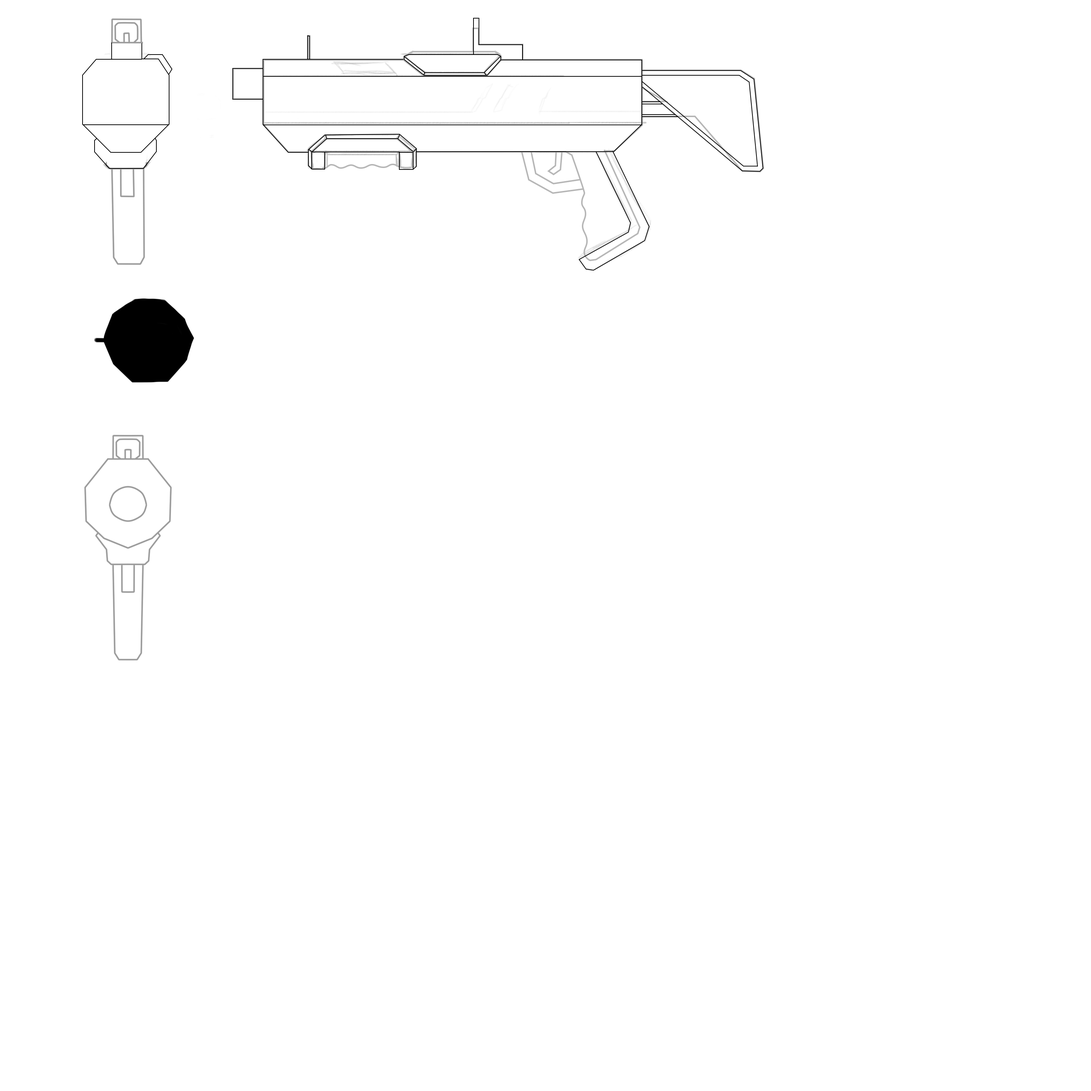
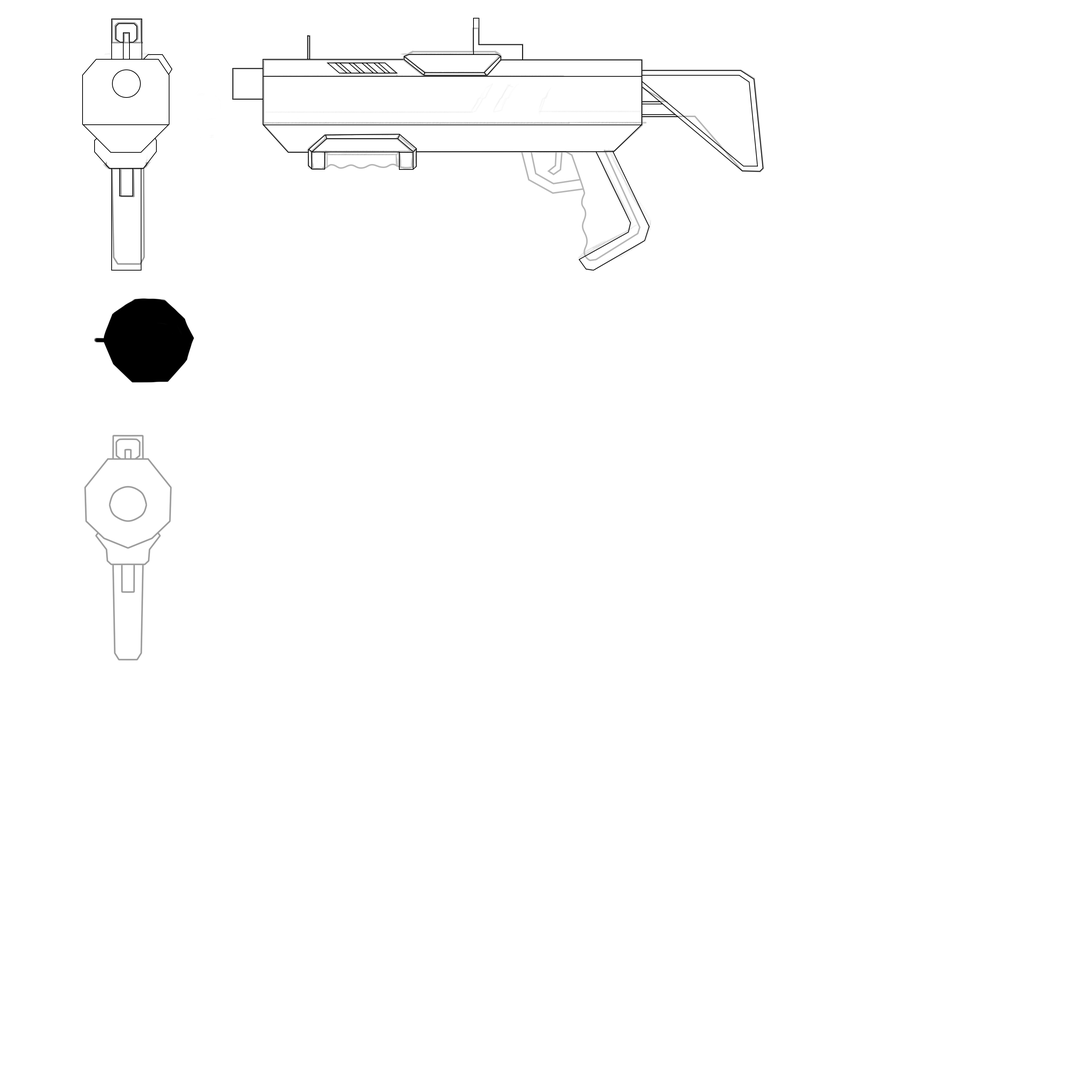
Layers edited between the first and the second 1091 × 1091 image:
added layer "Shape 36" in group "Group 1" over [326, 62, 399, 74]
added layer "Shape 35" in group "Group 1" over [115, 23, 138, 43]
added layer "Ellipse 1" in group "Group 1" over [112, 69, 141, 98]
added layer "Shape 33" in group "Group 1" over [119, 168, 134, 197]
added layer "Shape 32" in group "Group 1" over [111, 168, 142, 271]
painted on "Shape 1" over [158, 59, 169, 75]
